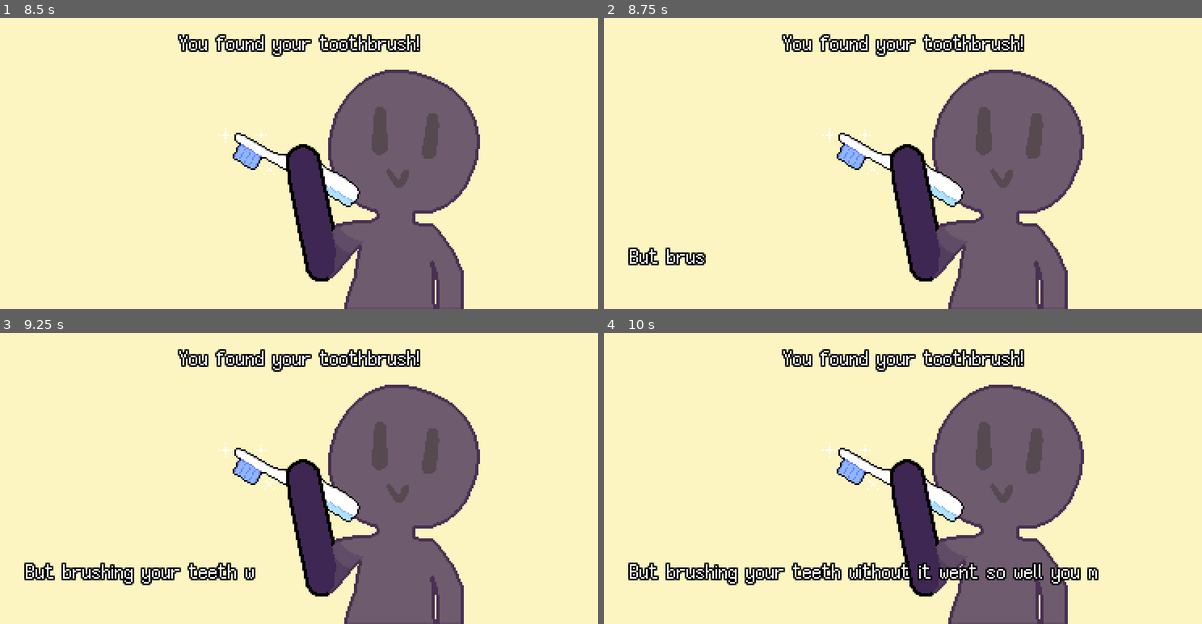
Above: before the commit, frames 1-4 (two rows, left to right).
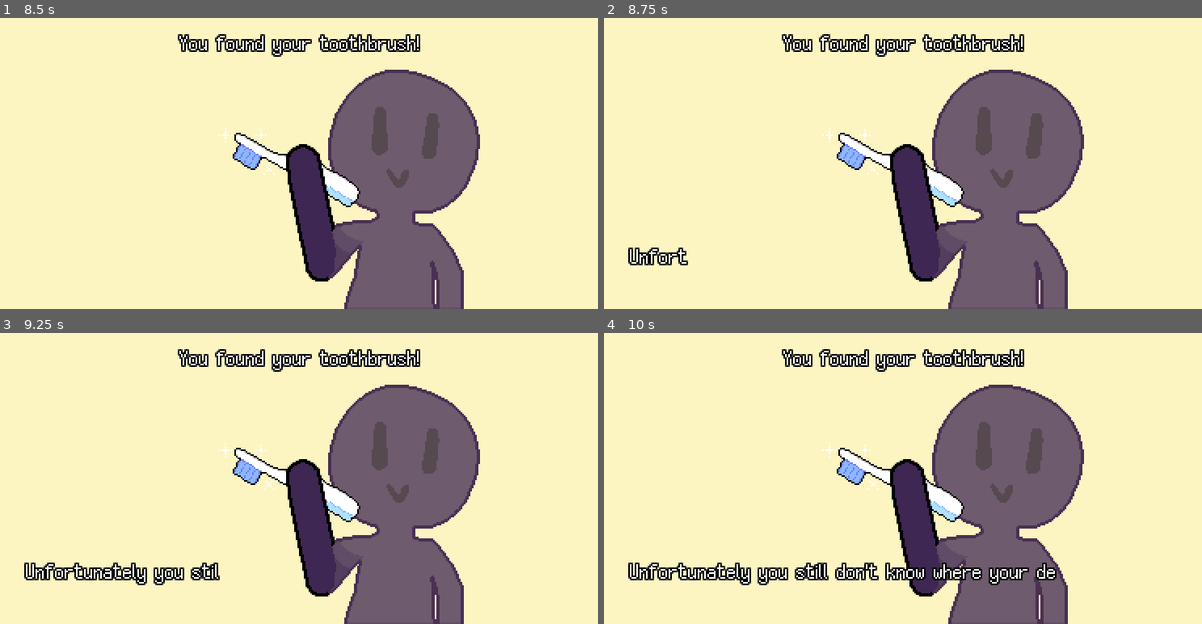
Above: after the commit, the same moments.

Repository: mOtHNOg/Godot-Wild-Jam--35
Game: Godot game, scene res://scenes/EndScreen.tscn
The game is run twice, just before and just after one commit, with the same random seed, the same clock (stepped at 60 frames per second) and the same inputs. This scene is started directly instead of the project's main scene. Sound files missing from this copy of the repository are replaced by a short silence.
Inputs (mouse positions are in pixels of both pictures, inside the frame that each line leads up to):
- Up to frame 1 (8.5 s): tap Enter at 0.5, 2, 6.5 s; move the mouse to (430, 148) at 0.52 s; hold W (up) 0.53-1.28 s; hold Right (right) 0.53-2.03 s; tap Space (space) at 1.25, 2.1, 4.35, 5.75, 6.6, 8 s; move the mouse to (179, 178) at 1.27 s; click (179, 178) at 1.35 s; tap W (up) at 1.52, 1.55, 1.82, 2.85, 3.02, 3.32, 4.52, 4.55, 4.82, 6.02, 6.05, 6.32, 7.35, 7.52, 7.82 s; move the mouse to (358, 99) at 2.02 s; hold A (left) 2.03-2.78 s; hold W (up) 2.03-2.78 s; move the mouse to (269, 221) at 2.77 s; hold Right (right) 2.78-4.28 s; move the mouse to (478, 207) at 3.52 s; hold W (up) 3.53-4.28 s; click (478, 207) at 3.6 s; move the mouse to (119, 119) at 4.27 s; hold A (left) 4.28-5.03 s; move the mouse to (328, 163) at 5.02 s; hold Right (right) 5.03-5.78 s; hold W (up) 5.03-5.78 s; move the mouse to (209, 90) at 5.77 s; hold A (left) 5.78-7.28 s; click (209, 90) at 5.85 s; move the mouse to (430, 148) at 6.52 s; hold W (up) 6.53-7.28 s; move the mouse to (179, 178) at 7.27 s; hold Right (right) from 7.28 s (still down); move the mouse to (358, 99) at 8.02 s; hold W (up) from 8.03 s (still down); click (358, 99) at 8.1 s
- Up to frame 2 (8.75 s): keep holding Right (right); keep holding W (up)
- Up to frame 3 (9.25 s): keep holding Right (right); move the mouse to (269, 536) at 8.77 s; release W (up) at 8.78 s; tap Space (space) at 8.85 s; tap W (up) at 9.02, 9.05 s
- Up to frame 4 (10 s): tap W (up) at 9.32 s; move the mouse to (1082, 522) at 9.52 s; release Right (right) at 9.53 s; hold A (left) from 9.53 s (still down); hold W (up) from 9.53 s (still down)

Frame 1 is identical in both runs. In frame 2, 0.4% of the frame differs, in the area x 4-18%, y 78-85%; in frame 3, 1.4%; in frame 4, 2.8%, in the area x 4-83%, y 78-87%.

Commit message:
COOLER END SCREEN (still no explosion sound though :/ )

Diff:
--- /dev/null
+++ b/assets/resources/EndScreen_animation.tres
@@ -0,0 +1,53 @@
+[gd_resource type="Animation" format=2]
+
+[resource]
+resource_name = "EndScreen"
+length = 11.0
+tracks/0/type = "value"
+tracks/0/path = NodePath("CanvasLayer/ScreenFlash:color")
+tracks/0/interp = 1
+tracks/0/loop_wrap = true
+tracks/0/imported = false
+tracks/0/enabled = true
+tracks/0/keys = {
+"times": PoolRealArray( 0, 2, 4 ),
+"transitions": PoolRealArray( 1, 1, 1 ),
+"update": 0,
+"values": [ Color( 1, 1, 1, 1 ), Color( 1, 1, 1, 1 ), Color( 1, 1, 1, 0 ) ]
+}
+tracks/1/type = "value"
+tracks/1/path = NodePath("Labels/TopText:percent_visible")
+tracks/1/interp = 1
+tracks/1/loop_wrap = true
+tracks/1/imported = false
+tracks/1/enabled = true
+tracks/1/keys = {
+"times": PoolRealArray( 0, 6.5, 7.5 ),
+"transitions": PoolRealArray( 1, 1, 1 ),
+"update": 0,
+"values": [ 0.0, 0.0, 1.0 ]
+}
+tracks/2/type = "value"
+tracks/2/path = NodePath("Labels/BottomText:percent_visible")
+tracks/2/interp = 1
+tracks/2/loop_wrap = true
+tracks/2/imported = false
+tracks/2/enabled = true
+tracks/2/keys = {
+"times": PoolRealArray( 0, 8.5, 11 ),
+"transitions": PoolRealArray( 1, 1, 1 ),
+"update": 0,
+"values": [ 0.0, 0.0, 1.0 ]
+}
+tracks/3/type = "value"
+tracks/3/path = NodePath("BackgroundPerson:modulate")
+tracks/3/interp = 1
+tracks/3/loop_wrap = true
+tracks/3/imported = false
+tracks/3/enabled = true
+tracks/3/keys = {
+"times": PoolRealArray( 0, 3.5, 5.5 ),
+"transitions": PoolRealArray( 1, 1, 1 ),
+"update": 0,
+"values": [ Color( 1, 1, 1, 0 ), Color( 1, 1, 1, 0 ), Color( 1, 1, 1, 1 ) ]
+}
--- /dev/null
+++ b/assets/resources/EndScreen_animation2.tres
@@ -0,0 +1,65 @@
+[gd_resource type="Animation" format=2]
+
+[resource]
+resource_name = "EndScreen2"
+length = 15.0
+tracks/0/type = "value"
+tracks/0/path = NodePath("CanvasLayer/ScreenFlash:color")
+tracks/0/interp = 1
+tracks/0/loop_wrap = true
+tracks/0/imported = false
+tracks/0/enabled = true
+tracks/0/keys = {
+"times": PoolRealArray( 0, 2, 4 ),
+"transitions": PoolRealArray( 1, 1, 1 ),
+"update": 0,
+"values": [ Color( 1, 1, 1, 1 ), Color( 1, 1, 1, 1 ), Color( 1, 1, 1, 0 ) ]
+}
+tracks/1/type = "value"
+tracks/1/path = NodePath("Labels/TopText:percent_visible")
+tracks/1/interp = 1
+tracks/1/loop_wrap = true
+tracks/1/imported = false
+tracks/1/enabled = true
+tracks/1/keys = {
+"times": PoolRealArray( 0, 6.5, 7.5 ),
+"transitions": PoolRealArray( 1, 1, 1 ),
+"update": 0,
+"values": [ 0.0, 0.0, 1.0 ]
+}
+tracks/2/type = "value"
+tracks/2/path = NodePath("Labels/BottomText:percent_visible")
+tracks/2/interp = 1
+tracks/2/loop_wrap = true
+tracks/2/imported = false
+tracks/2/enabled = true
+tracks/2/keys = {
+"times": PoolRealArray( 0, 8.5, 10.5, 11.7, 12.5, 14, 15 ),
+"transitions": PoolRealArray( 1, 1, 1, 1, 1, 1, 1 ),
+"update": 0,
+"values": [ 0.0, 0.0, 0.57, 0.57, 0.78, 0.78, 1.0 ]
+}
+tracks/3/type = "value"
+tracks/3/path = NodePath("BackgroundPerson:modulate")
+tracks/3/interp = 1
+tracks/3/loop_wrap = true
+tracks/3/imported = false
+tracks/3/enabled = true
+tracks/3/keys = {
+"times": PoolRealArray( 0, 3.5, 5.5 ),
+"transitions": PoolRealArray( 1, 1, 1 ),
+"update": 0,
+"values": [ Color( 1, 1, 1, 0 ), Color( 1, 1, 1, 0 ), Color( 1, 1, 1, 1 ) ]
+}
+tracks/4/type = "value"
+tracks/4/path = NodePath("SFX/Text:volume_db")
+tracks/4/interp = 1
+tracks/4/loop_wrap = true
+tracks/4/imported = false
+tracks/4/enabled = true
+tracks/4/keys = {
+"times": PoolRealArray( 0, 14.7, 14.8 ),
+"transitions": PoolRealArray( 1, 1, 1 ),
+"update": 0,
+"values": [ -8.0, -8.0, -40.0 ]
+}
--- a/scenes/EndScreen.tscn
+++ b/scenes/EndScreen.tscn
@@ -1,61 +1,12 @@
-[gd_scene load_steps=6 format=2]
+[gd_scene load_steps=8 format=2]
 
 [ext_resource path="res://scripts/EndScreen.gd" type="Script" id=1]
 [ext_resource path="res://assets/font/new_dynamicfont.tres" type="DynamicFont" id=2]
 [ext_resource path="res://assets/art/backgrounds/end screen - toothbrush and arm.png" type="Texture" id=3]
 [ext_resource path="res://assets/art/backgrounds/end screen - background person.png" type="Texture" id=4]
-
-[sub_resource type="Animation" id=1]
-resource_name = "EndScreen"
-length = 11.0
-tracks/0/type = "value"
-tracks/0/path = NodePath("CanvasLayer/ScreenFlash:color")
-tracks/0/interp = 1
-tracks/0/loop_wrap = true
-tracks/0/imported = false
-tracks/0/enabled = true
-tracks/0/keys = {
-"times": PoolRealArray( 0, 2, 4 ),
-"transitions": PoolRealArray( 1, 1, 1 ),
-"update": 0,
-"values": [ Color( 1, 1, 1, 1 ), Color( 1, 1, 1, 1 ), Color( 1, 1, 1, 0 ) ]
-}
-tracks/1/type = "value"
-tracks/1/path = NodePath("Labels/TopText:percent_visible")
-tracks/1/interp = 1
-tracks/1/loop_wrap = true
-tracks/1/imported = false
-tracks/1/enabled = true
-tracks/1/keys = {
-"times": PoolRealArray( 0, 6.5, 7.5 ),
-"transitions": PoolRealArray( 1, 1, 1 ),
-"update": 0,
-"values": [ 0.0, 0.0, 1.0 ]
-}
-tracks/2/type = "value"
-tracks/2/path = NodePath("Labels/BottomText:percent_visible")
-tracks/2/interp = 1
-tracks/2/loop_wrap = true
-tracks/2/imported = false
-tracks/2/enabled = true
-tracks/2/keys = {
-"times": PoolRealArray( 0, 8.5, 11 ),
-"transitions": PoolRealArray( 1, 1, 1 ),
-"update": 0,
-"values": [ 0.0, 0.0, 1.0 ]
-}
-tracks/3/type = "value"
-tracks/3/path = NodePath("BackgroundPerson:modulate")
-tracks/3/interp = 1
-tracks/3/loop_wrap = true
-tracks/3/imported = false
-tracks/3/enabled = true
-tracks/3/keys = {
-"times": PoolRealArray( 0, 3.5, 5.5 ),
-"transitions": PoolRealArray( 1, 1, 1 ),
-"update": 0,
-"values": [ Color( 1, 1, 1, 0 ), Color( 1, 1, 1, 0 ), Color( 1, 1, 1, 1 ) ]
-}
+[ext_resource path="res://assets/resources/EndScreen_animation.tres" type="Animation" id=5]
+[ext_resource path="res://assets/resources/EndScreen_animation2.tres" type="Animation" id=6]
+[ext_resource path="res://assets/sound/sfx/text.wav" type="AudioStream" id=7]
 
 [node name="EndScreen" type="Node"]
 script = ExtResource( 1 )
@@ -121,7 +72,7 @@
 margin_right = 171.0
 margin_bottom = -8.0
 custom_fonts/font = ExtResource( 2 )
-text = "But brushing your teeth without it went so well you might just keep using your fingers."
+text = "Unfortunately you still don't know where your dental floss is... Or your toothpicks..... Or your mouthwash......."
 align = 1
 valign = 1
 autowrap = true
@@ -131,4 +82,14 @@
 }
 
 [node name="AnimationPlayer" type="AnimationPlayer" parent="."]
-anims/EndScreen = SubResource( 1 )
+anims/EndScreen = ExtResource( 5 )
+anims/EndScreen2 = ExtResource( 6 )
+anims/EndScreen_animation = ExtResource( 5 )
+
+[node name="SFX" type="Node" parent="."]
+
+[node name="Explosion" type="AudioStreamPlayer" parent="SFX"]
+
+[node name="Text" type="AudioStreamPlayer" parent="SFX"]
+stream = ExtResource( 7 )
+volume_db = -8.0
--- a/scripts/Arm.gd
+++ b/scripts/Arm.gd
@@ -81,6 +81,11 @@
 
 func _on_Finger_area_entered(area):
 	if extending == true:
+
+		# if equipped with toothbrush you win! hooray!
+		if Global.has_toothbrush == true:
+			get_tree().change_scene("res://scenes/EndScreen.tscn")
+
 		stop_poke()
 
 		if area is Bacteria:
--- a/scripts/Bacteria.gd
+++ b/scripts/Bacteria.gd
@@ -167,6 +167,8 @@
 	if disabled == false:
 		Global.screen_flash(Global.mouth, 0.8, Color(1, 1, 1, 0.9))
 
+	Global.teeth_health -= 1
+
 	queue_free()
 
 func die() -> void:
--- a/scripts/EndScreen.gd
+++ b/scripts/EndScreen.gd
@@ -2,6 +2,54 @@
 
 # NODES!
 onready var animation_player = $AnimationPlayer
+onready var labels = $Labels
+onready var top_label = $Labels/TopText
+onready var bottom_label = $Labels/BottomText
+onready var sfx_explosion = $SFX/Explosion
+onready var sfx_text = $SFX/Text
+
+var bottom_text: Dictionary = {
+	"1" : "But brushing your teeth without it went so well you might just keep using your fingers.",
+	"2" : "Unfortunately you still don't know where your dental floss is... Or your toothpicks..... Or your mouthwash......",
+	"3" : "But it won’t be much use to you now that all your teeth are gone."
+}
+
+const text_sound_time = 10
+var text_sound_time_left: int = 0
+
+onready var current_revealing_label: Label = top_label
+onready var previous_percent_visible: float = current_revealing_label.percent_visible
 
 func _ready():
-	animation_player.play("EndScreen")
+
+	print(Global.teeth_health_percent)
+
+	var end_screen_animation: String = "EndScreen"
+
+	if Global.teeth_health_percent >= 0.75:
+		bottom_label.text = bottom_text["1"]
+
+	elif Global.teeth_health_percent < 0.75 and Global.teeth_health_percent != 0:
+		bottom_label.text = bottom_text["2"]
+		end_screen_animation = "EndScreen2"
+
+	elif Global.teeth_health_percent == 0:
+		bottom_label.text = bottom_text["3"]
+
+	animation_player.play(end_screen_animation)
+
+func _process(delta):
+	if current_revealing_label.percent_visible != previous_percent_visible:
+		if text_sound_time_left == 0:
+
+			sfx_text.pitch_scale = rand_range(0.667, 1.333)
+			sfx_text.play()
+
+			text_sound_time_left = text_sound_time
+		else:
+			text_sound_time_left -= 1
+
+	if current_revealing_label == top_label and current_revealing_label.percent_visible == 1:
+		current_revealing_label = bottom_label
+
+	previous_percent_visible = current_revealing_label.percent_visible
--- a/scripts/Global.gd
+++ b/scripts/Global.gd
@@ -15,7 +15,13 @@
 }
 
 var picked_up_wall_object: WallObject = null
-var has_toothbrush: bool = false
+var has_toothbrush: bool = true
+
+# keeps track of health globally
+const max_teeth_health = 8
+var teeth_health: int = max_teeth_health
+var teeth_health_percent: float = 0.5
+
 
 # starts as true so the first transition will be not reversed
 var last_transition_reversed: bool = true
@@ -31,6 +37,11 @@
 func _input(event):
 	if event.is_action_pressed("fullscreen"):
 		OS.window_fullscreen = ! OS.window_fullscreen
+
+func _process(delta):
+	teeth_health_percent = teeth_health as float / max_teeth_health
+#	print(teeth_health_percent)
+
 
 # my global functions
 func play_sound(where: Node, sound_path: String, volume: float = 0, pitch: float = 1):
--- a/scripts/Mouth.gd
+++ b/scripts/Mouth.gd
@@ -5,7 +5,8 @@
 
 var disabled: bool = false
 
-var teeth_health: int = 5
+const max_teeth_health = 8
+var teeth_health: int = max_teeth_health
 
 func _ready() -> void:
 	Global.mouth = self
Not shown, added: assets/sound/sfx/text.wav.import
Not shown, added: assets/sound/sfx/text.wav
